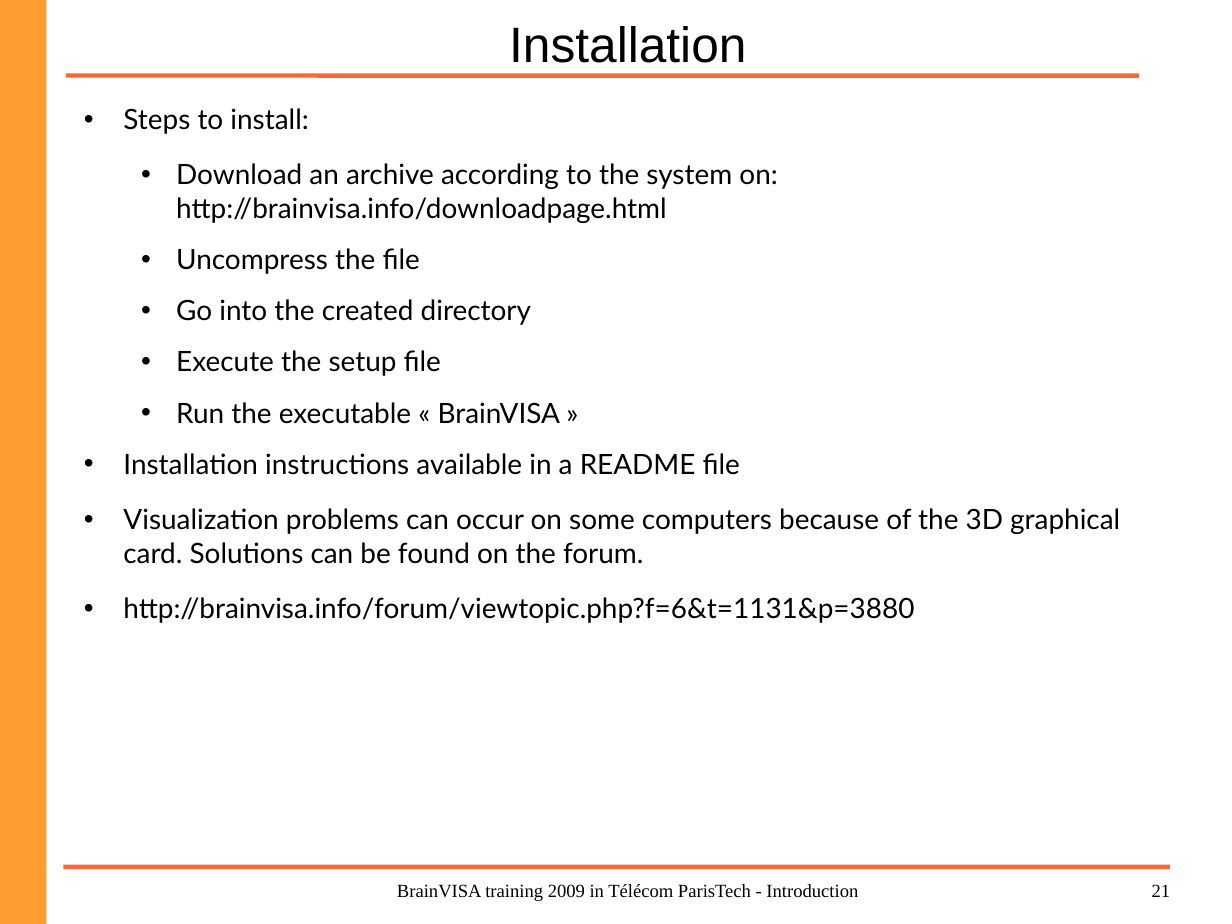
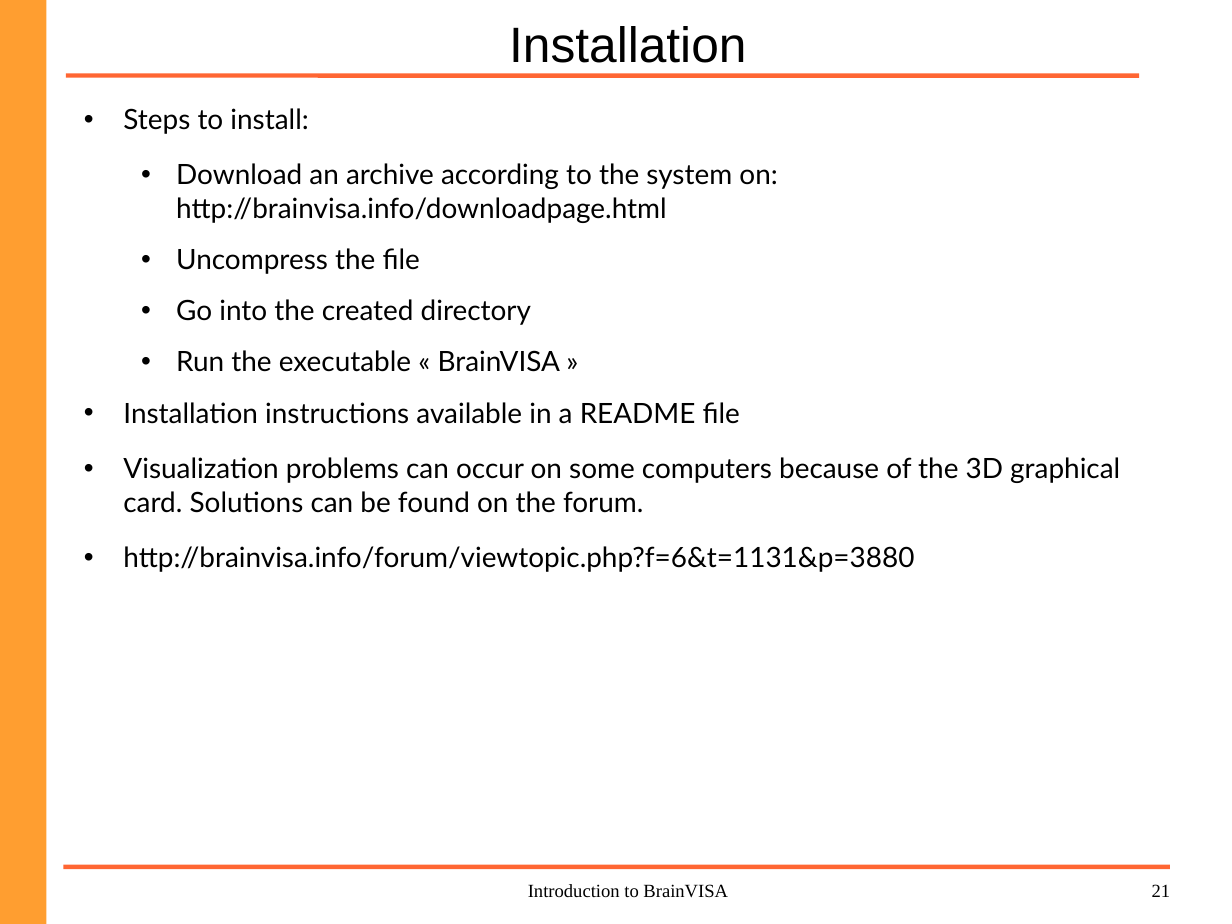
Before and after one commit to brainvisa/axon, a slide deck: slide 21 of doc/intro_bv.odp. Drawn at 1232x924 pixels with LibreOffice and Linux fonts; fonts in the diff are those of the drawing; background and template pictures are left out. Boxes give left, top, right and bottom in pixels: in the first picture for what was removed or moved away, otherwise in the second. Text is boxed around its words. In the diff, an @@ line names an element or a change of style, - is before the commit and + after.

Commit message:
Updated introduction to Brainvisa slides (without naming syneika)

```diff
--- a/doc/intro_bv.odp
+++ b/doc/intro_bv.odp
@@ text at <box>176,350,441,376</box>: paragraph removed @@
-  • Execute the setup file
@@ text at <box>528,884,728,898</box>: text changed @@
-BrainVISA training 2009 in Télécom ParisTech - Introduction
+Introduction to BrainVISA
```
Also in this commit, not shown: 20 other slides changed, 1 slide removed, 1 other file.
